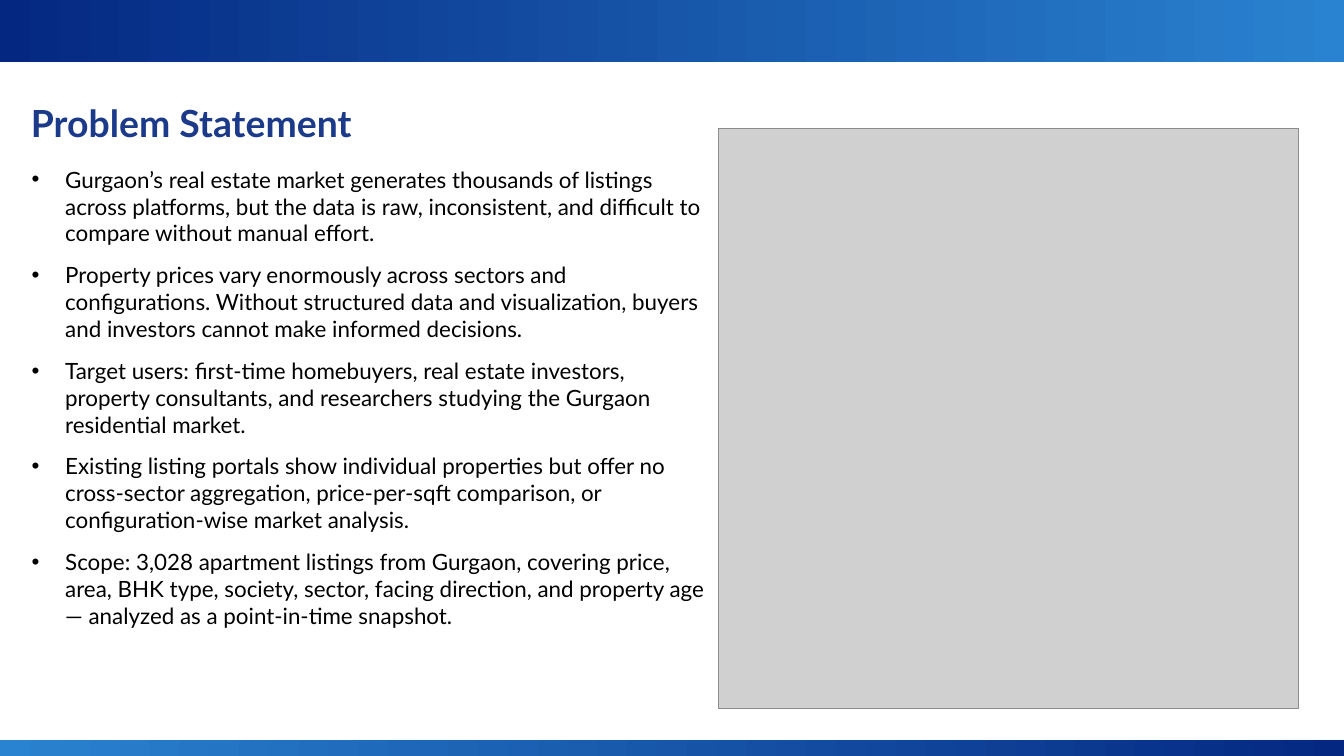
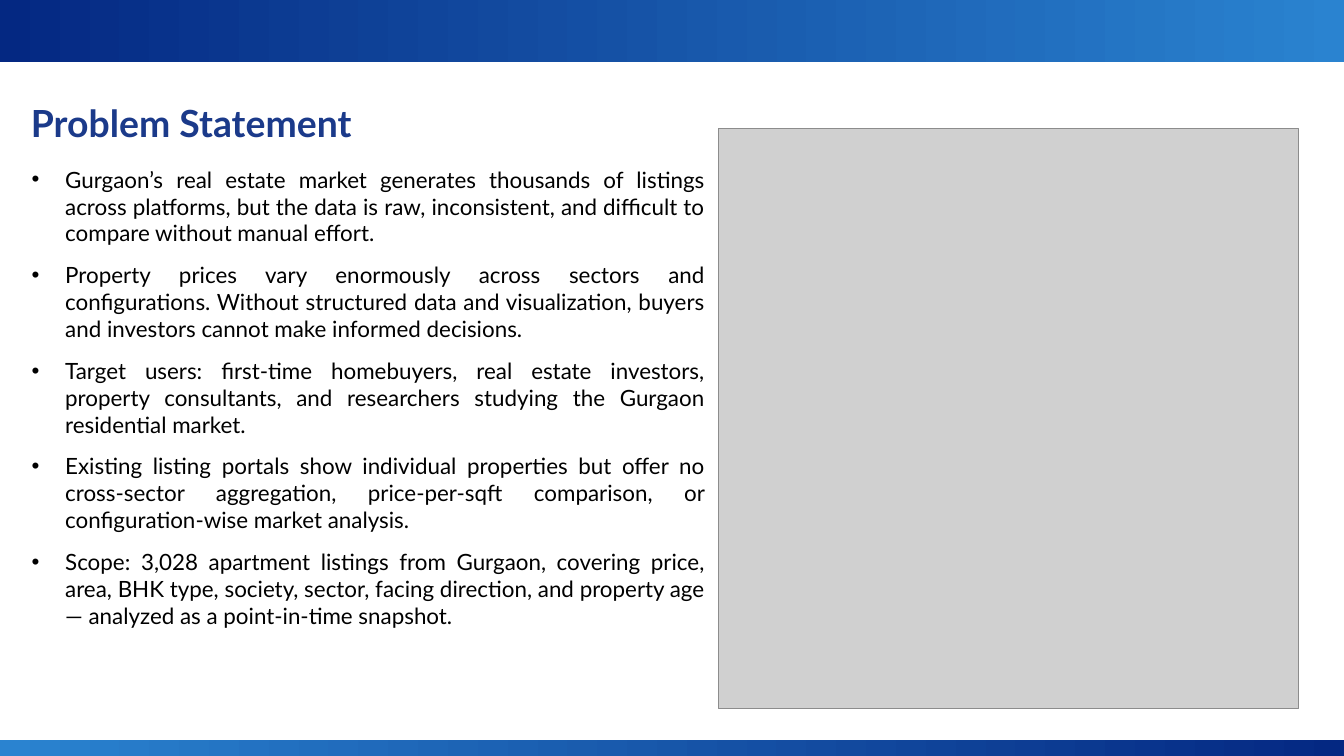
Before and after one commit to PrassiddhiSachdeva/Real-estate-Gurgaon-Power-BI-Dashboard, a slide deck: slide 4 of Gurgaon_RealEstate_Presentation.pptx. Drawn at 1344x756 pixels with LibreOffice and Linux fonts; fonts in the diff are those of the drawing; grey boxes stand for pictures; background and template pictures are left out. Boxes give left, top, right and bottom in pixels: in the first picture for what was removed or moved away, otherwise in the second. Text is boxed around its words. In the diff, an @@ line names an element or a change of style, - is before the commit and + after.

```diff
--- a/Gurgaon_RealEstate_Presentation.pptx
+++ b/Gurgaon_RealEstate_Presentation.pptx
@@ text "Gurgaon’s real estate market generates ..." at <box>65,171,705,628</box>: alignment left to justified @@
```
Also in this commit, not shown: 6 other slides changed, 4 slides added, 5 slides removed, 5 other files.
